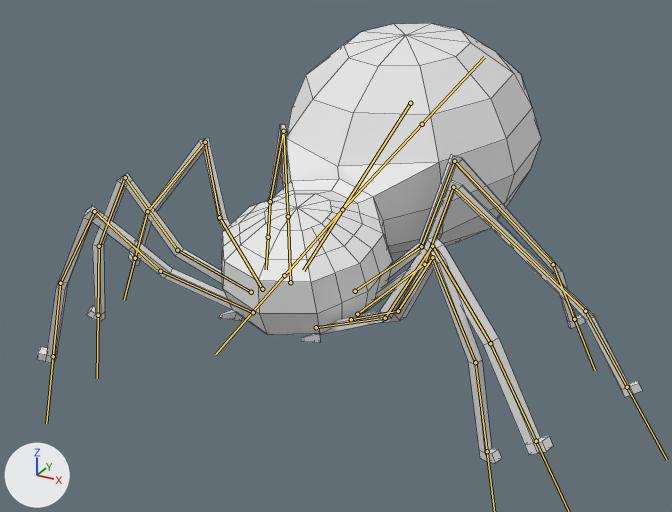
One commit to the FBX model Assets/Raw/spider.fbx: the scene before it, then after it.
The view is the same before and after, from a 50 mm lens placed at (4.98, -7.99, 4.13), pointed at (-0.23, 1.47, -0.6). Arrows for +X, +Y and +Z are at lower left; the lights stay in place. Both versions are drawn at frame 1 of the action 'Body|Idle'; the numbers are the values there. The bones that bend it are drawn over the model as lines. Mesh edges are drawn as thin lines.
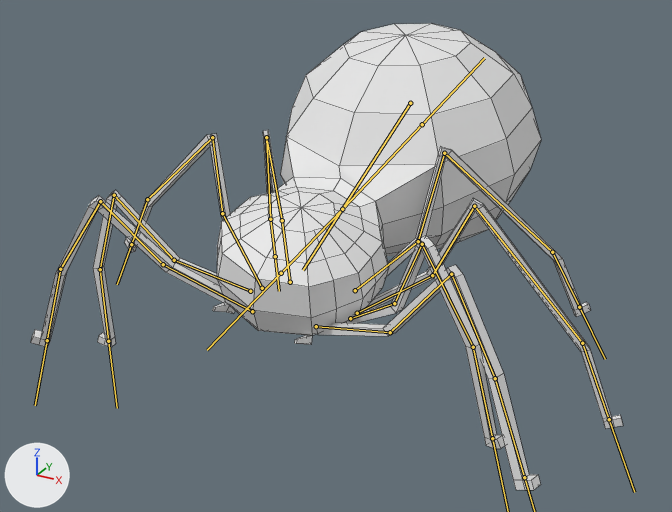
Edits to the bpy script that builds the scene:
```text
Change bone_bone_001:
    where bone_bone_001 = bpy.data.objects['Body'].pose.bones['Bone.001']  # child of 'Bone'
    bone_bone_001.rotation_quaternion: (0.994, -0.109, 0.0, 0.0) -> (0.991, -0.109, -0.07, -0.009)  # degrees (-13, 0, 0) -> degrees (-13, -8, 0)
Change bone_bone_002:
    where bone_bone_002 = bpy.data.objects['Body'].pose.bones['Bone.002']  # child of 'Bone'
    bone_bone_002.rotation_quaternion: (0.995, 0.001, -0.044, -0.087) -> (0.994, 0.036, -0.064, -0.077)  # degrees (1, -5, -10) -> degrees (5, -7, -9)
Change bone_bone_003:
    where bone_bone_003 = bpy.data.objects['Body'].pose.bones['Bone.003']  # child of 'Bone'
    bone_bone_003.rotation_quaternion: (0.999, 0.0, -0.017, -0.035) -> (0.996, -0.08, 0.003, -0.044)  # degrees (0, -2, -4) -> degrees (-9, 0, -5)
Change bone_bone_004:
    where bone_bone_004 = bpy.data.objects['Body'].pose.bones['Bone.004']  # child of 'Bone'
    bone_bone_004.rotation_quaternion: (0.985, -0.018, -0.117, -0.127) -> (0.984, 0.016, -0.114, -0.134)  # degrees (0, -14, -15) -> degrees (4, -13, -16)
Change bone_bone_005:
    where bone_bone_005 = bpy.data.objects['Body'].pose.bones['Bone.005']  # child of 'Bone'
    bone_bone_005.rotation_quaternion: (0.986, -0.009, -0.102, -0.134) -> (0.982, -0.063, -0.151, -0.093)  # degrees (1, -12, -16) -> degrees (-6, -18, -10)
Change bone_bone_018:
    where bone_bone_018 = bpy.data.objects['Body'].pose.bones['Bone.018']  # child of 'Bone'
    bone_bone_018.rotation_quaternion: (0.999, 0.0, 0.023, 0.036) -> (0.998, 0.033, 0.002, 0.05)  # degrees (0, 3, 4) -> degrees (4, 0, 6)
Change bone_bone_019:
    where bone_bone_019 = bpy.data.objects['Body'].pose.bones['Bone.019']  # child of 'Bone'
    bone_bone_019.rotation_quaternion: (0.986, -0.001, 0.114, 0.124) -> (0.982, -0.083, 0.125, 0.113)  # degrees (2, 13, 15) -> degrees (-8, 15, 12)
Change bone_bone_020:
    where bone_bone_020 = bpy.data.objects['Body'].pose.bones['Bone.020']  # child of 'Bone'
    bone_bone_020.rotation_quaternion: (0.996, 0.0, -0.042, -0.077) -> (0.995, 0.038, -0.028, -0.084)  # degrees (0, -5, -9) -> degrees (5, -3, -10)
Change bone_bone_021:
    where bone_bone_021 = bpy.data.objects['Body'].pose.bones['Bone.021']  # child of 'Bone'
    bone_bone_021.rotation_quaternion: (0.975, 0.002, 0.094, 0.202) -> (0.972, -0.073, 0.061, 0.217)  # degrees (2, 11, 24) -> degrees (-7, 9, 25)
```

Pixel boxes (x1, y1, x2, y2) of what changed, in the pictures (672 x 512 px):
'Sphere', posed (6% taller)
    before: (37, 23, 642, 463)
    after: (30, 23, 623, 490)
bone 'Bone.001', root to tip
    before: (342, 209) to (284, 275)
    after: (342, 209) to (281, 273)
bone 'Bone.002', root to tip
    before: (253, 312) to (160, 271)
    after: (252, 311) to (163, 264)
bone 'Bone.003', root to tip
    before: (251, 292) to (177, 250)
    after: (250, 291) to (174, 260)
bone 'Bone.004', root to tip
    before: (262, 289) to (219, 217)
    after: (262, 288) to (222, 213)
bone 'Bone.005', root to tip
    before: (290, 282) to (288, 216)
    after: (290, 282) to (282, 220)
bone 'Bone.018', root to tip
    before: (355, 291) to (421, 246)
    after: (355, 290) to (418, 241)
bone 'Bone.019', root to tip
    before: (357, 314) to (424, 264)
    after: (357, 313) to (432, 275)
bone 'Bone.020', root to tip
    before: (351, 319) to (398, 311)
    after: (350, 318) to (394, 303)
bone 'Bone.021', root to tip
    before: (316, 327) to (385, 318)
    after: (316, 326) to (390, 332)
